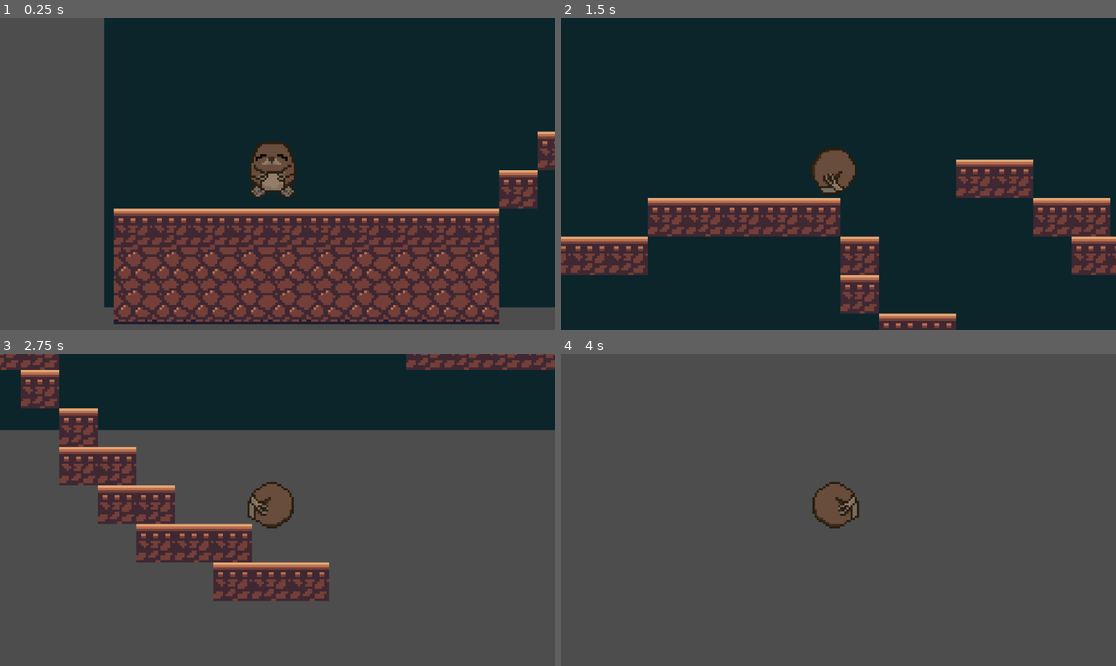
Above: before the commit, frames 1-4 (two rows, left to right).
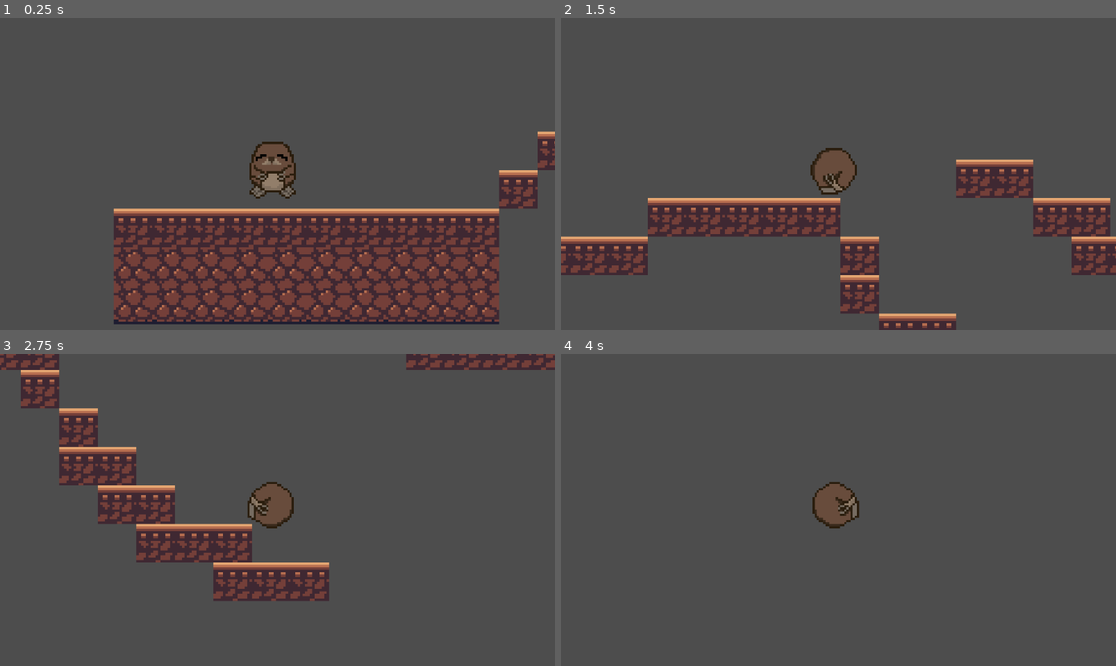
Above: after the commit, the same moments.

Repository: loumonti/bleble
Game: Godot game, scene res://node_2d.tscn
Same seed, same stepped clock (60 frames per second), same inputs: the game is played once before the commit and once after it. This scene is started directly instead of the project's main scene.
Inputs:
- Up to frame 1 (0.25 s): no input
- Up to frame 2 (1.5 s): tap Enter (ui_accept) at 0.5, 0.77 s; hold Right (ui_right) from 0.53 s (still down); tap Alt at 0.6 s; tap Shift at 1.35 s
- Up to frame 3 (2.75 s): tap Enter (ui_accept) at 1.52 s; release Right (ui_right) at 2.03 s; hold Left (ui_left) from 2.03 s (still down); tap Alt at 2.1 s
- Up to frame 4 (4 s): release Left (ui_left) at 2.78 s; hold Right (ui_right) from 2.78 s (still down); tap Shift at 2.85 s; tap Enter (ui_accept) at 3.02, 3.77 s; tap Alt at 3.6 s

The runs differ from the first frame. In frame 1, 51% of the frame differs, in the area x 18-100%, y 0-93%; in frame 2, 86%, in the area x 0-100%, y 0-100%; in frame 3, 21%; in frame 4, nothing differs.

Commit message:
Update node_2d.tscn

Diff:
--- a/bleble/node_2d.tscn
+++ b/bleble/node_2d.tscn
@@ -1,6 +1,6 @@
-[gd_scene load_steps=6 format=4 uid="uid://cvjh3woqhl5fj"]
+[gd_scene format=4 uid="uid://btsjg8f3n5iwb"]
 
-[ext_resource type="Texture2D" uid="uid://bkqb146xfaoki" path="res://Captura de Pantalla 2026-02-28 a la(s) 12.53.59 p. m..png" id="1_wtcfe"]
+[ext_resource type="Texture2D" path="res://Sprite-0001.png" id="1_epypp"]
 [ext_resource type="Texture2D" uid="uid://dgoktn4cr05kj" path="res://spelunky_shop.png" id="2_0e48y"]
 [ext_resource type="PackedScene" uid="uid://cd4n1mtq3lap3" path="res://topo.tscn" id="3_epypp"]
 
@@ -41,17 +41,17 @@
 physics_layer_0/collision_layer = 1
 sources/0 = SubResource("TileSetAtlasSource_epypp")
 
-[node name="Node2D" type="Node2D"]
+[node name="Node2D" type="Node2D" unique_id=132441284]
 
-[node name="background" type="Sprite2D" parent="."]
-position = Vector2(611, 326)
-scale = Vector2(4.0191083, 3.9418604)
-texture = ExtResource("1_wtcfe")
+[node name="background" type="Sprite2D" parent="." unique_id=545215612]
+position = Vector2(515.4713, 470.8837)
+scale = Vector2(4.1220536, 4.054264)
+texture = ExtResource("1_epypp")
 
-[node name="TileMapLayer" type="TileMapLayer" parent="."]
+[node name="TileMapLayer" type="TileMapLayer" parent="." unique_id=617961717]
 texture_filter = 1
 tile_map_data = PackedByteArray("AAD//ycAAAAAAAIAAAAAACcAAAAAAAIAAAABACcAAAAAAAIAAAACACcAAAAAAAIAAAADACcAAAAAAAIAAAAEAC …(1264 unchanged characters)…
 tile_set = SubResource("TileSet_0hol4")
 
-[node name="topo" parent="." instance=ExtResource("3_epypp")]
+[node name="topo" parent="." unique_id=1695820373 instance=ExtResource("3_epypp")]
 position = Vector2(52, 581)
